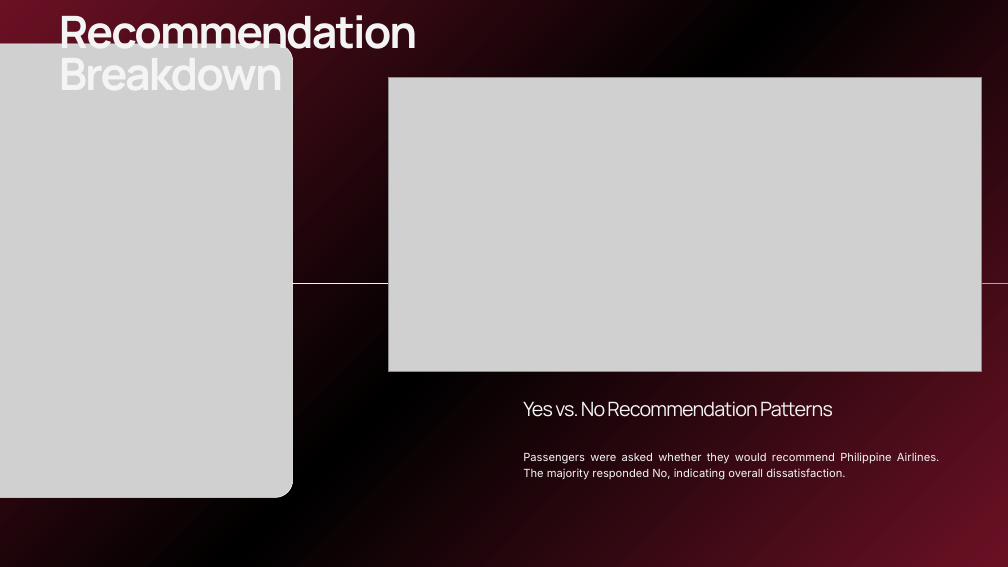
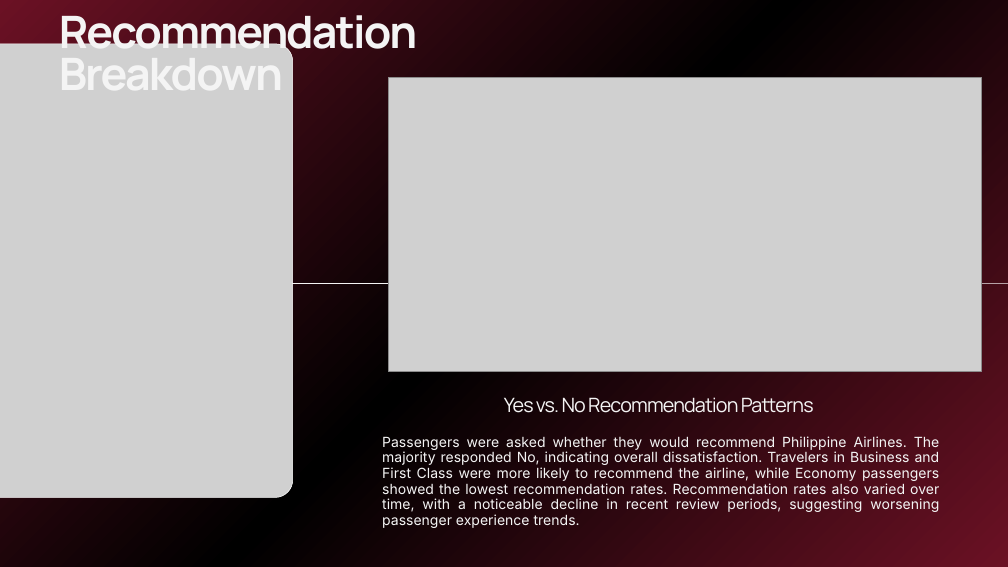
Before and after one commit to rgb-alt/Milestone_2, a slide deck: slide 5 of Philippine Airlines Passenger Review Analysis Milestone 2 Report.pptx (slide 4 before the commit). Drawn at 1008x567 pixels with LibreOffice and Linux fonts; fonts in the diff are those of the drawing; grey boxes stand for pictures. Boxes give left, top, right and bottom in pixels: in the first picture for what was removed or moved away, otherwise in the second. Text is boxed around its words. In the diff, an @@ line names an element or a change of style, - is before the commit and + after.

```diff
--- a/Philippine Airlines Passenger Review Analysis Milestone 2 Report.pptx
+++ b/Philippine Airlines Passenger Review Analysis Milestone 2 Report.pptx
@@ text "Yes vs. No Recommendation Patterns": place and size @@
-text "Yes vs. No Recommendation Patterns" at <box>523,401,833,417</box>
+text "Yes vs. No Recommendation Patterns" at <box>504,397,814,413</box>
@@ text at <box>382,436,940,528</box>: text changed; size 16 to 20 pt @@
-Passengers were asked whether they would recommend Philippine Airlines. The majority responded No, indicating overall dissatisfaction.
+Passengers were asked whether they would recommend Philippine Airlines. The majority responded No, indicating overall dissatisfaction. Travelers in Business and First Class were more likely to recommend the airline, while Economy passengers showed the lowest recommendation rates. Recommendation rates also varied over time, with a noticeable decline in recent review periods, suggesting worsening passenger experience trends.
```
Also in this commit, not shown: 4 other slides changed, 3 slides added.
